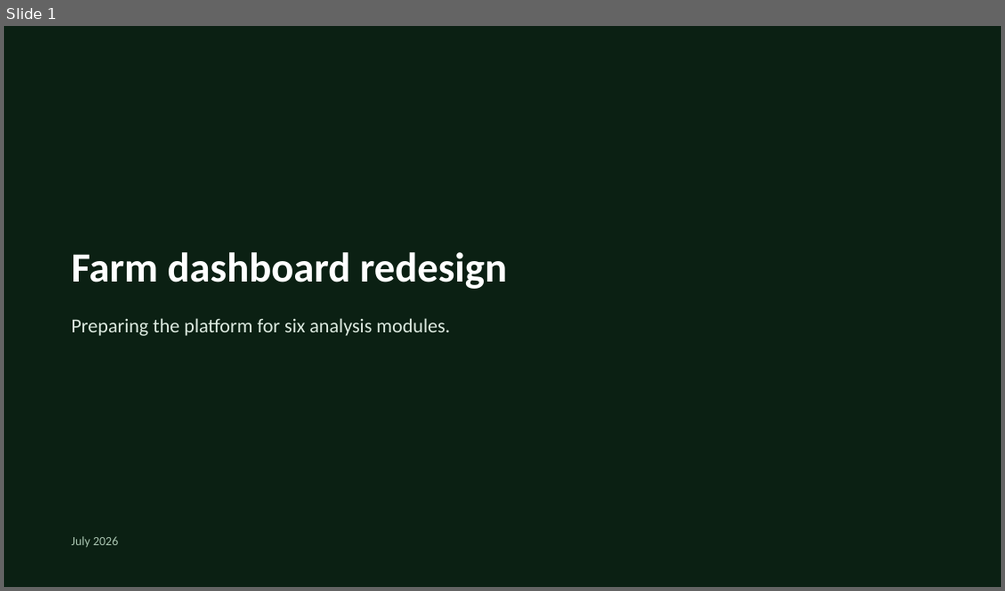
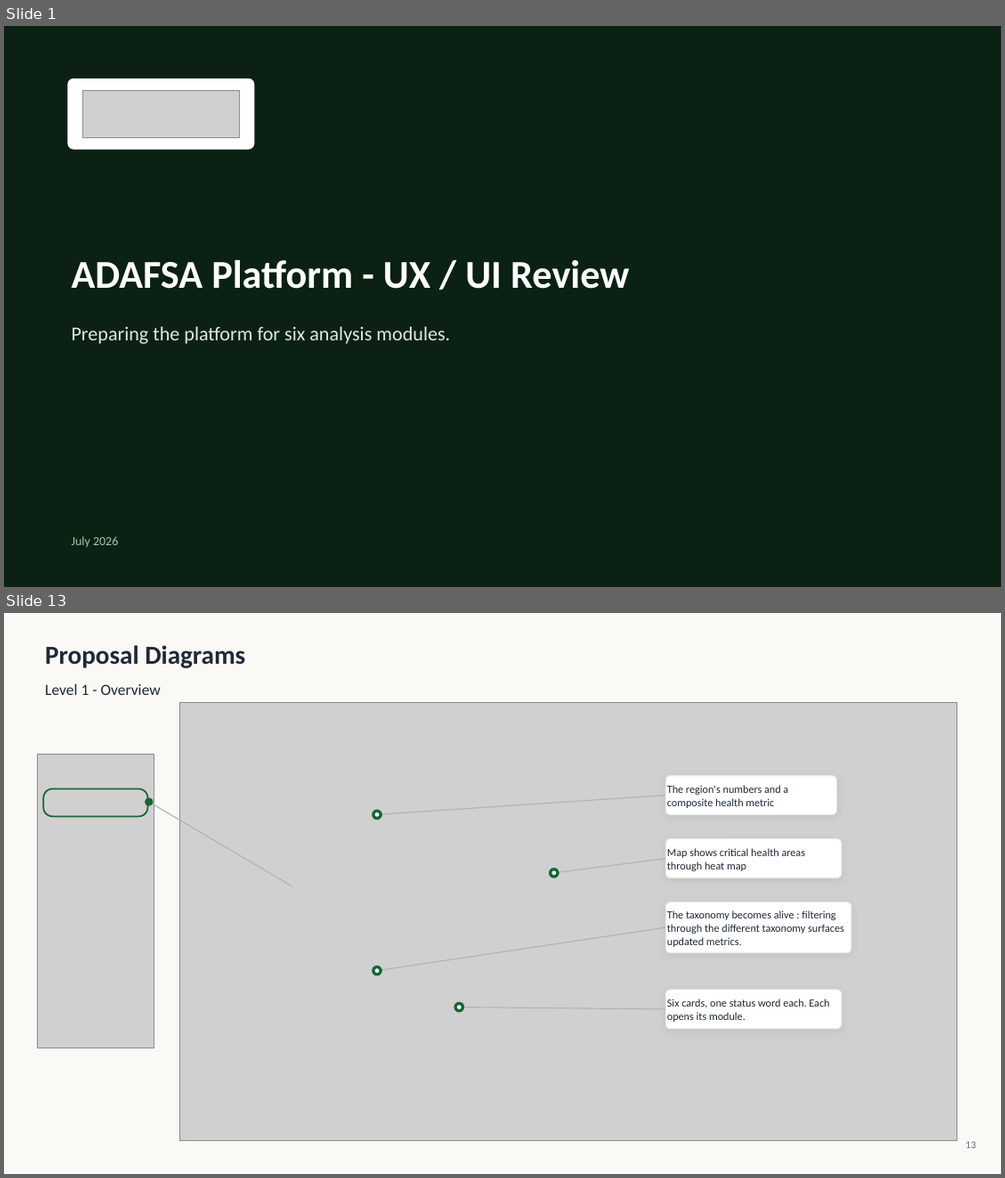
Before and after one commit to romainbigare/adafsa-mockup, a slide deck: presentation/adafsa-redesign-draft.pptx. Shown one above the other, each under a label of ours: slide 1 before the commit, slides 1 and 13 after it; the slides between them are not shown. The pictures are 1005x591 and 1005x1178 pixels, drawn with LibreOffice and Linux fonts; fonts in the diff are those of the drawing; grey boxes stand for pictures; background and template pictures are left out. Boxes give left, top, right and bottom in pixels: in the first picture for what was removed or moved away, otherwise in the second. Text is boxed around its words. In the diff, an @@ line names an element or a change of style, - is before the commit and + after.

```diff
--- a/presentation/adafsa-redesign-draft.pptx
+++ b/presentation/adafsa-redesign-draft.pptx
@@ slide 13 added at (4,613,1001,1174), background #FAF9F6 @@
@@ text added at (45,645,245,668), 25 pt, text #1F2937, bold @@
+Proposal Diagrams
@@ text added at (45,684,161,695), 15 pt, text #1F2937 @@
+Level 1 - Overview
@@ picture added at (179,703,957,1140) @@
@@ picture added at (38,754,154,1048) @@
@@ rounded rectangle added at (44,788,148,817), outline #166534 1.5 pt @@
@@ ellipse added at (145,798,153,806), fill #166534 @@
@@ line added from (666, 795) to (377, 814), #AEB4BC 1 pt @@
@@ rounded rectangle added at (666,775,837,814), fill #FFFFFF, outline #E8EAE6 1 pt, 10.5 pt, text #1F2937 @@
+The region's numbers and a composite health metric
@@ line added from (149, 802) to (292, 887), #AEB4BC 1 pt @@
@@ ellipse added at (372,809,382,819), fill #166534 @@
@@ ellipse added at (375,812,380,817), fill #FFFFFF @@
@@ rounded rectangle added at (666,839,841,877), fill #FFFFFF, outline #E8EAE6 1 pt, 10.5 pt, text #1F2937 @@
+Map shows critical health areas through heat map
@@ ellipse added at (550,868,559,877), fill #166534 @@
@@ ellipse added at (552,871,557,876), fill #FFFFFF @@
@@ line added from (666, 859) to (554, 873), #AEB4BC 1 pt @@
@@ rounded rectangle added at (666,902,851,953), fill #FFFFFF, outline #E8EAE6 1 pt, 10.5 pt, text #1F2937 @@
+The taxonomy becomes alive : filtering through the different taxonomy surfaces updated metrics.
@@ line added from (666, 927) to (377, 971), #AEB4BC 1 pt @@
@@ ellipse added at (372,965,382,976), fill #166534 @@
@@ ellipse added at (375,968,380,973), fill #FFFFFF @@
@@ ellipse added at (454,1002,465,1013), fill #166534 @@
@@ ellipse added at (457,1005,461,1009), fill #FFFFFF @@
@@ line added from (666, 1009) to (460, 1007), #AEB4BC 1 pt @@
@@ rounded rectangle added at (666,989,841,1029), fill #FFFFFF, outline #E8EAE6 1 pt, 10.5 pt, text #1F2937 @@
+Six cards, one status word each. Each opens its module.
@@ text added at (965,1141,976,1148), 10 pt, text #6B7280 @@
+13
@@ slide 1 changed as well @@
@@ rectangle at (4,26,1001,587): fill #0B1F12 at 84% opacity to #0B1F12 at 78% opacity @@
@@ rounded rectangle added at (67,79,254,150), fill #FFFFFF @@
@@ picture added at (82,90,240,137) @@
@@ text removed at (72,252,507,289) @@
-Farm dashboard redesign
@@ text added at (72,260,629,289), 38 pt, text #FFFFFF, bold @@
+ADAFSA Platform - UX / UI Review
@@ text "Preparing the platform for six ...": place and size @@
-text "Preparing the platform for six ..." at (72,318,450,336)
+text "Preparing the platform for six ..." at (72,326,450,344)
```
Also in this commit, not shown: 2 other slides changed, 11 other slides added, 9 slides removed, 17 other files.
